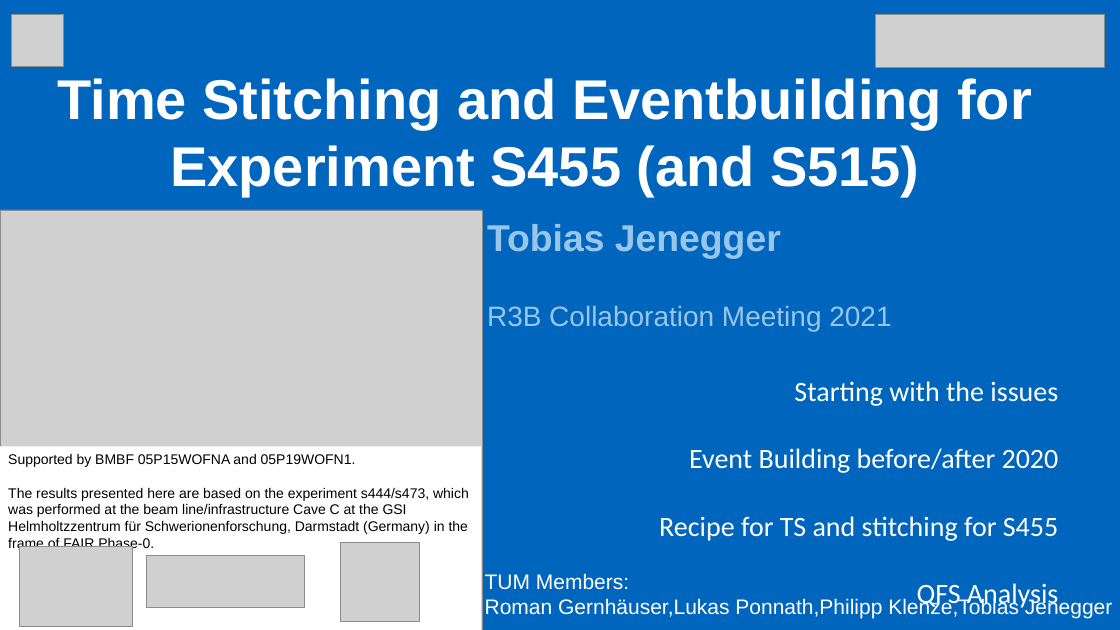
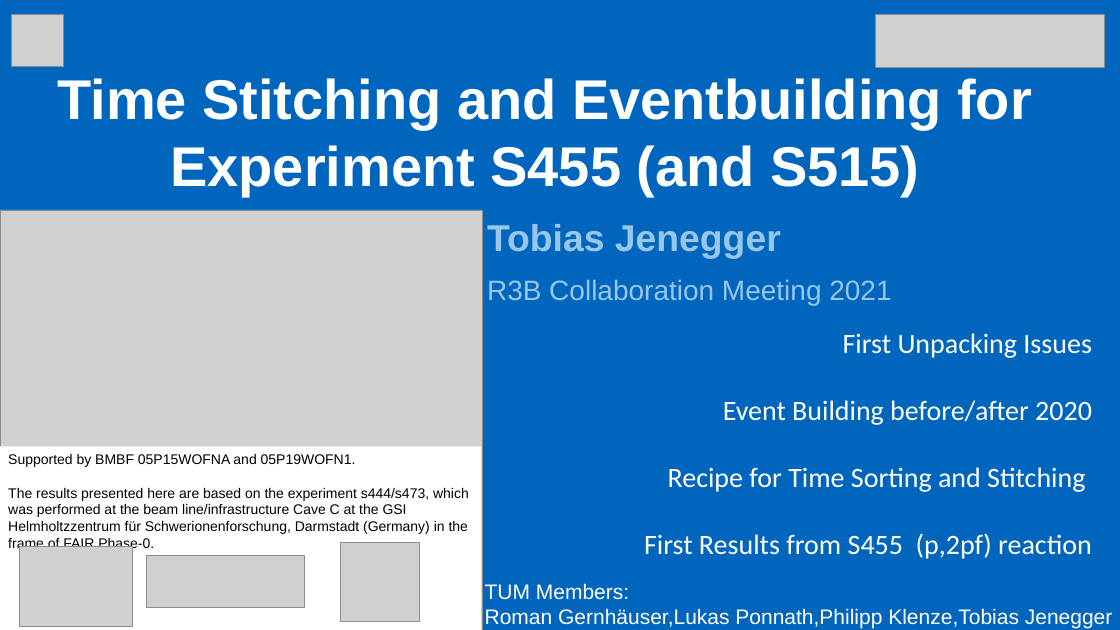
Before and after one commit to jenegger/unpacking_docu, a slide deck: slide 1 of time_stitching_pres.odp. Drawn at 1120x630 pixels with LibreOffice and Linux fonts; fonts in the diff are those of the drawing; grey boxes stand for pictures. Boxes give left, top, right and bottom in pixels: in the first picture for what was removed or moved away, otherwise in the second. Text is boxed around its words. In the diff, an @@ line names an element or a change of style, - is before the commit and + after.

```diff
--- a/time_stitching_pres.odp
+++ b/time_stitching_pres.odp
@@ text "First Unpacking Issues": place and size @@
-text "First Unpacking Issues" at (659, 381, 1059, 610)
+text "First Unpacking Issues" at (644, 333, 1092, 559)
@@ text "Tobias Jenegger" at (487, 224, 891, 305): more space between paragraphs @@
@@ text at (843, 333, 1092, 358): text changed @@
-Starting with the issues
+First Unpacking Issues
@@ text at (644, 467, 1092, 559): text changed @@
-Recipe for TS and stitching for S455
-QFS Analysis
+Recipe for Time Sorting and Stitching
+First Results from S455 (p,2pf) reaction
@@ text "TUM Members:": place and size @@
-text "TUM Members:" at (485, 573, 1113, 619)
+text "TUM Members:" at (485, 583, 1113, 629)
```
Also in this commit, not shown: 3 other slides changed, 1 slide added, 2 other files.
